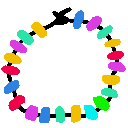
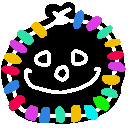
Comparing the layer stacks of the two 128px x 128px images. Changes:
added layer "Background" (1st of 2) above "Background" over [1, 2, 125, 124]
painted on "Background" (2nd of 2) over [1, 2, 125, 124]
added layer "Paint Layer 1" over [1, 2, 125, 124]
